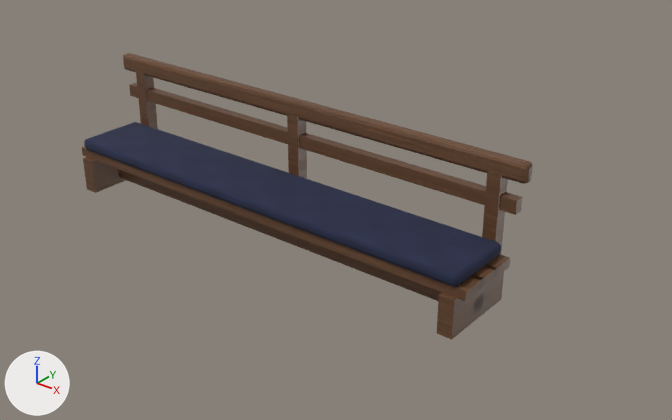
The glTF model cafe-chaos/models/02-waiting-bench/waiting-bench.glb, before and after one commit.
Rendered twice from a 50 mm camera at (0.1523, -0.1624, 0.1158) aimed at (0.0156, 0.0085, 0.0099). Every picture has the same lights, and +X, +Y and +Z are marked at lower left. The picture after the commit comes second. Where no turn or scale is listed for an object, it has been applied to the vertices. Vertices at exactly the same position are counted once.

The first picture shows 'WB-Cushion', 'WB-Wood'.
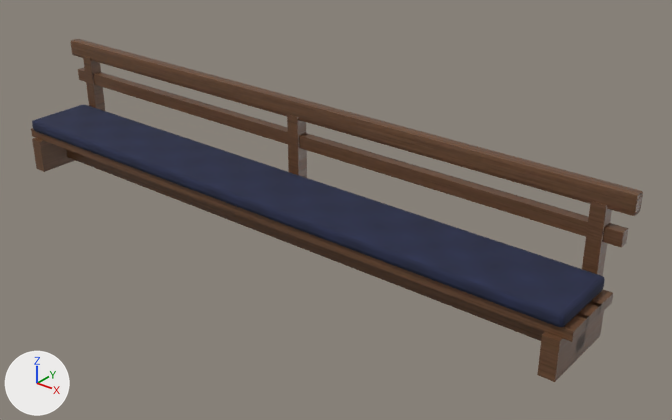
What differs and where, as boxes [x1, y1, x2, y2] in the pictures (672 x 420 px; the box of a moved part takes in the faces that stretch with it):
'WB-Wood', reshaped (36% wider, 19% taller): before [82, 53, 533, 340]; after [31, 39, 643, 382]
'WB-Cushion', reshaped (37% wider, 36% taller): before [84, 122, 501, 286]; after [32, 105, 605, 328]
part 2 of me_wb_wood, moved or reshaped: before [82, 146, 481, 301]; after [31, 128, 587, 342]
part 3 of me_wb_wood, moved or reshaped: before [470, 264, 496, 290]; after [577, 301, 601, 329]
part 4 of me_wb_wood, moved or reshaped: before [488, 254, 510, 279]; after [592, 289, 613, 316]
part 5 of me_wb_wood, moved or reshaped: before [83, 157, 126, 193]; after [32, 138, 75, 172]
part 6 of me_wb_wood, moved or reshaped: before [437, 272, 504, 340]; after [537, 311, 604, 382]
part 7 of me_wb_wood, moved or reshaped: before [118, 169, 484, 313]; after [66, 149, 586, 354]
part 8 of me_wb_wood, moved or reshaped: before [136, 71, 158, 129]; after [83, 56, 105, 111]
part 9 of me_wb_wood, moved or reshaped: before [482, 171, 508, 254]; after [582, 201, 612, 276]
part 10 of me_wb_wood, moved or reshaped: before [129, 83, 522, 215]; after [78, 68, 629, 247]
part 11 of me_wb_wood, moved or reshaped: before [123, 53, 533, 184]; after [71, 39, 643, 216]

Patch to the scene script:
```diff
--- a/cafe-chaos/models/02-waiting-bench/waiting-bench.glb.py
+++ b/cafe-chaos/models/02-waiting-bench/waiting-bench.glb.py
@@ me_wb_cushion @@
 # used by ob_wb_cushion; location = (0.0, 0.0, 0.0)
-me_wb_cushion.from_pydata(...)  # 56 vertices, 108 faces; spans x -0.064..0.064, y -0.0105..0.0095, z 0.0125..0.016
+me_wb_cushion.from_pydata(...)  # 56 vertices, 108 faces; spans x -0.089..0.089, y -0.0105..0.0095, z 0.0125..0.016
+# me_wb_cushion part 1: 56 of 56 vertices moved; they spanned x -0.064..0.064, y -0.0105..0.0095, z 0.0125..0.016 and now span x -0.089..0.089, y -0.0105..0.0095, z 0.0125..0.016; mean shift (0.0, 0.0, 0.0)
 me_wb_cushion.materials.append(mat_cafezabuton)
@@ me_wb_wood @@
 # used by ob_wb_wood; location = (0.0, 0.0, 0.0)
-me_wb_wood.from_pydata(...)  # 136 vertices, 228 faces; spans x -0.068..0.068, y -0.011..0.0132, z 0.0..0.036
+me_wb_wood.from_pydata(...)  # 136 vertices, 228 faces; spans x -0.093..0.093, y -0.011..0.0132, z 0.0..0.036
+# me_wb_wood part 2: the loose piece of 8 vertices spanning x -0.066..0.066, y -0.0096..-0.0024, z 0.01..0.0125 is scaled about its middle by (1.38, 1, 1)
+# me_wb_wood part 3: the loose piece of 8 vertices spanning x -0.066..0.066, y -0.0036..0.0036, z 0.01..0.0125 is scaled about its middle by (1.38, 1, 1)
+# me_wb_wood part 4: the loose piece of 8 vertices spanning x -0.066..0.066, y 0.0024..0.0096, z 0.01..0.0125 is scaled about its middle by (1.38, 1, 1)
+# me_wb_wood part 5: the loose piece of 8 vertices spanning x -0.064..-0.06, y -0.011..0.011, z 0.0..0.01 is moved by (-0.025, 0.0, 0.0)
+# me_wb_wood part 6: the loose piece of 8 vertices spanning x 0.06..0.064, y -0.011..0.011, z 0.0..0.01 is moved by (0.025, 0.0, 0.0)
+# me_wb_wood part 7: the loose piece of 8 vertices spanning x -0.064..0.064, y -0.002..0.002, z 0.002..0.006 is scaled about its middle by (1.39, 1, 1)
+# me_wb_wood part 8: the loose piece of 8 vertices spanning x -0.0617..-0.0582, y 0.0098..0.0132, z 0.01..0.032 is moved by (-0.025, 0.0, 0.0)
+# me_wb_wood part 9: the loose piece of 8 vertices spanning x 0.0582..0.0617, y 0.0098..0.0132, z 0.01..0.032 is moved by (0.025, 0.0, 0.0)
+# me_wb_wood part 10: the loose piece of 8 vertices spanning x -0.066..0.066, y 0.0102..0.0128, z 0.0233..0.0268 is scaled about its middle by (1.38, 1, 1)
+# me_wb_wood part 11: 56 of 136 vertices moved; they spanned x -0.068..0.068, y 0.0099..0.0131, z 0.031..0.036 and now span x -0.093..0.093, y 0.0099..0.0131, z 0.031..0.036; mean shift (0.0, 0.0, 0.0); largest move (-0.0676, 0.0103, 0.0314) -> (-0.0928, 0.0101, 0.0312)
 me_wb_wood.materials.append(mat_cafetimber)
```
